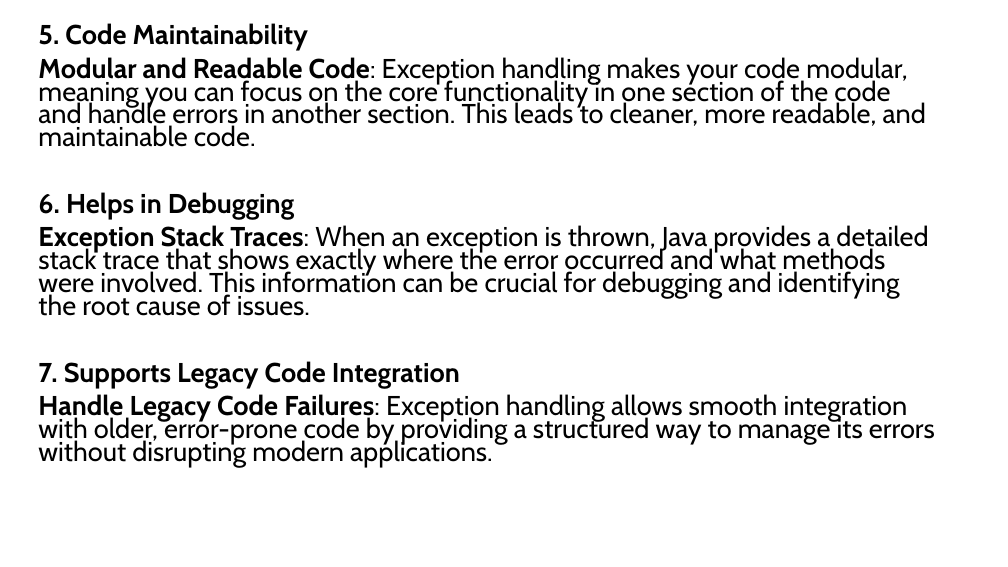
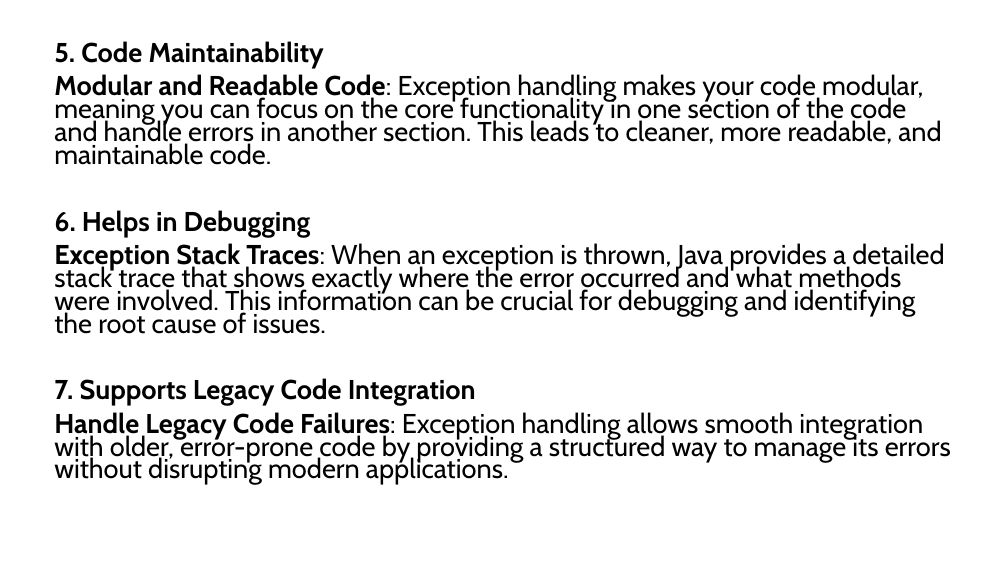
Before and after one commit to PRAMOD-VISHNU-NAIK/MCA-2nd-Sem-Shridevi-College, a slide deck: slide 36 of Theory Class-Notes/Complete Syllabus and Notes/Module-4 Exception Handling.pptx (slide 33 before the commit). Drawn at 1008x567 pixels with LibreOffice and Linux fonts; fonts in the diff are those of the drawing. Boxes give left, top, right and bottom in pixels: in the first picture for what was removed or moved away, otherwise in the second. Text is boxed around its words. In the diff, an @@ line names an element or a change of style, - is before the commit and + after.

```diff
--- a/Theory Class-Notes/Complete Syllabus and Notes/Module-4 Exception Handling.pptx
+++ b/Theory Class-Notes/Complete Syllabus and Notes/Module-4 Exception Handling.pptx
@@ text "5. Code Maintainability": place and size @@
-text "5. Code Maintainability" at [38, 23, 935, 467]
+text "5. Code Maintainability" at [54, 41, 951, 485]
```
Also in this commit, not shown: 1 other slide changed, 7 slides added, 4 slides removed, 2 other files.
